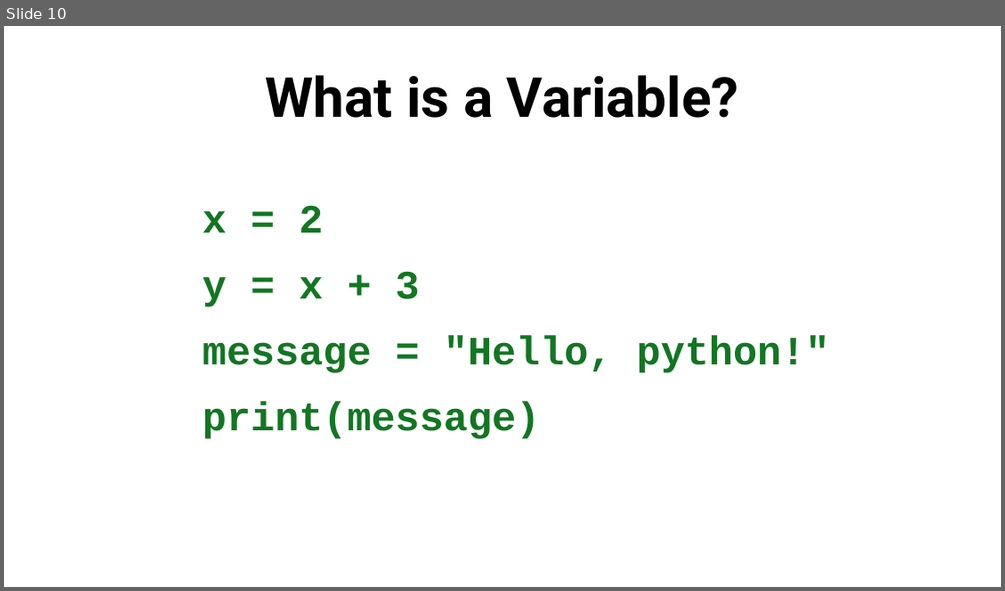
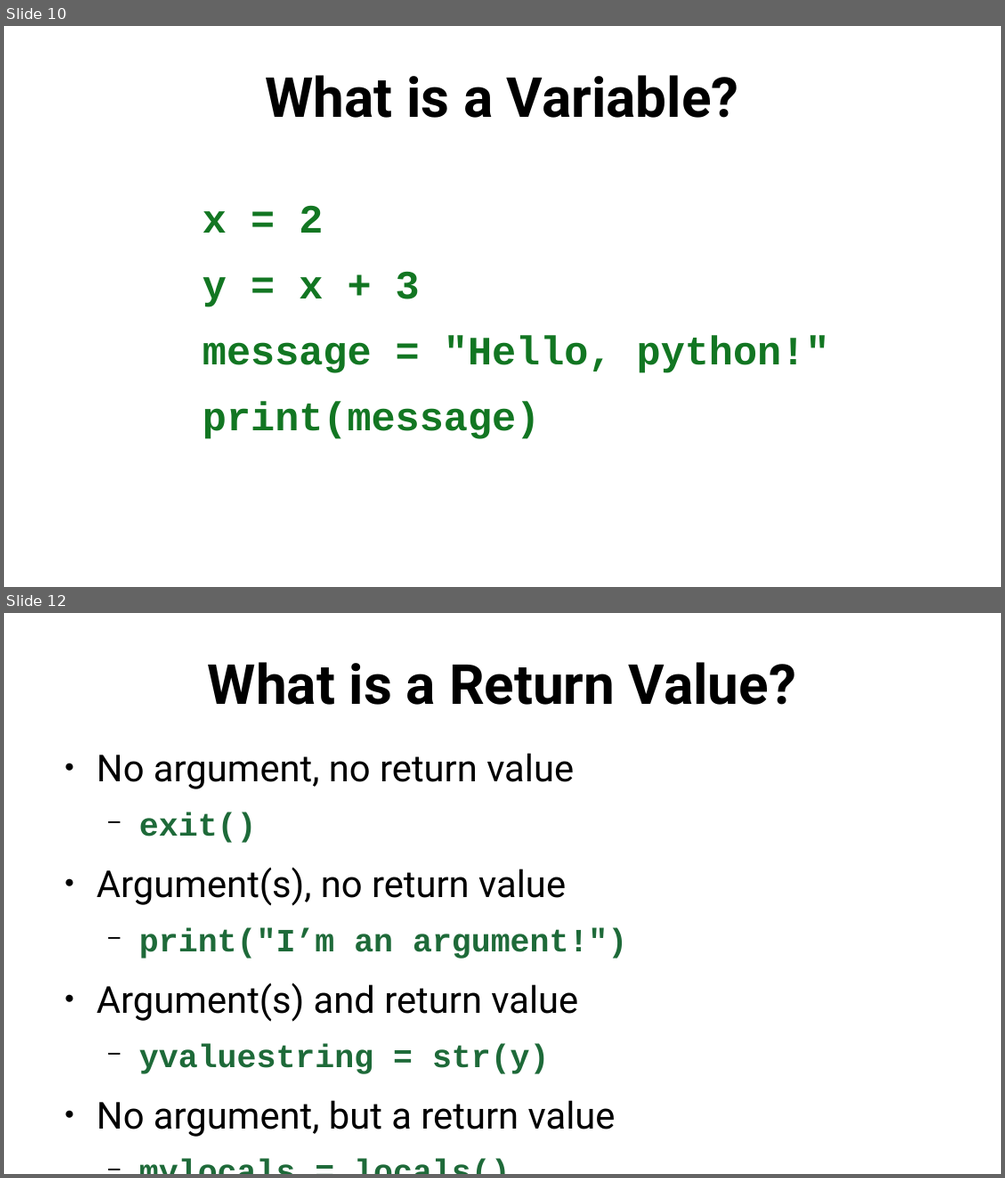
Before and after one commit to SlithyMatt/python-tutorial, a slide deck: lesson1/python101_lesson1_slides.odp. Shown one above the other, each under a label of ours: slide 10 before the commit, slides 10 and 12 after it; the slides between them are not shown. The pictures are 1005x591 and 1005x1178 pixels, drawn with LibreOffice and Linux fonts; fonts in the diff are those of the drawing. Boxes give left, top, right and bottom in pixels: in the first picture for what was removed or moved away, otherwise in the second. Text is boxed around its words. In the diff, an @@ line names an element or a change of style, - is before the commit and + after.

```diff
--- a/lesson1/python101_lesson1_slides.odp
+++ b/lesson1/python101_lesson1_slides.odp
@@ slide 12 added at [4, 613, 1001, 1174], background #FFFFFF @@
@@ title added at [208, 662, 796, 705], 44 pt, text #000000, bold @@
+What is a Return Value?
@@ text added at [97, 753, 627, 1136], 29.6 pt, text #000000 @@
+● No argument, no return value
+  − exit()
+● Argument(s), no return value
+  − print("I’m an argument!")
+● Argument(s) and return value
+  − yvaluestring = str(y)
+● No argument, but a return value
+  − mylocals = locals()
```
Also in this commit, not shown: 1 slide changed, 3 other slides added, 1 other file.
